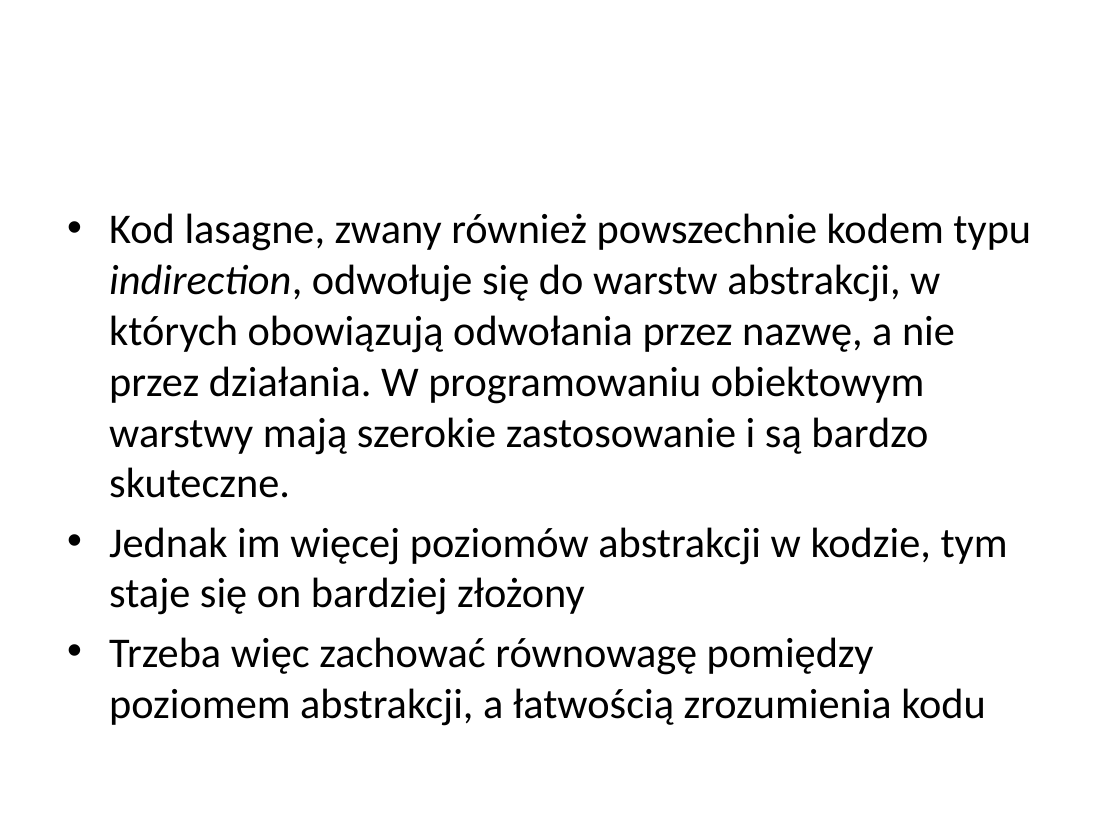
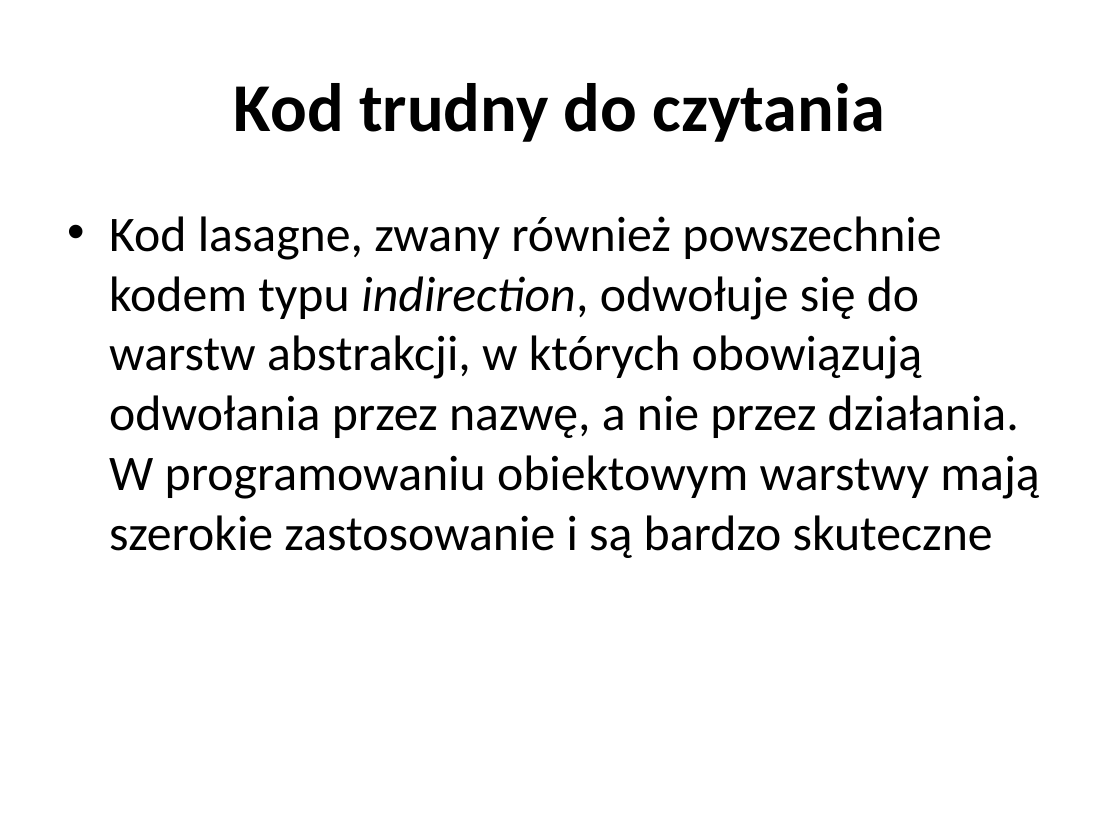
Before and after one commit to vantale/SOLID, a slide deck: slide 51 of CleanCode/Docs/Wprowadzenie do SOLID&CleanCode.pptx (slide 43 before the commit). Drawn at 1120x840 pixels with LibreOffice and Linux fonts; fonts in the diff are those of the drawing. Boxes give left, top, right and bottom in pixels: in the first picture for what was removed or moved away, otherwise in the second. Text is boxed around its words. In the diff, an @@ line names an element or a change of style, - is before the commit and + after.

```diff
--- a/CleanCode/Docs/Wprowadzenie do SOLID&CleanCode.pptx
+++ b/CleanCode/Docs/Wprowadzenie do SOLID&CleanCode.pptx
@@ title added at bbox=[234, 83, 885, 142], 44 pt, text #000000, bold @@
+Kod trudny do czytania
@@ text at bbox=[109, 216, 1039, 558]: text changed; size 27.2 to 32 pt @@
-• Kod lasagne, zwany również powszechnie kodem typu indirection, odwołuje się do warstw abstrakcji, w których obowiązują odwołania przez nazwę, a nie przez działania. W programowaniu obiektowym warstwy mają szerokie zastosowanie i są bardzo skuteczne.
-• Jednak im więcej poziomów abstrakcji w kodzie, tym staje się on bardziej złożony
-• Trzeba więc zachować równowagę pomiędzy poziomem abstrakcji, a łatwością zrozumienia kodu
+• Kod lasagne, zwany również powszechnie kodem typu indirection, odwołuje się do warstw abstrakcji, w których obowiązują odwołania przez nazwę, a nie przez działania. W programowaniu obiektowym warstwy mają szerokie zastosowanie i są bardzo skuteczne
```
Also in this commit, not shown: 49 other slides changed, 15 slides added, 4 slides removed.
